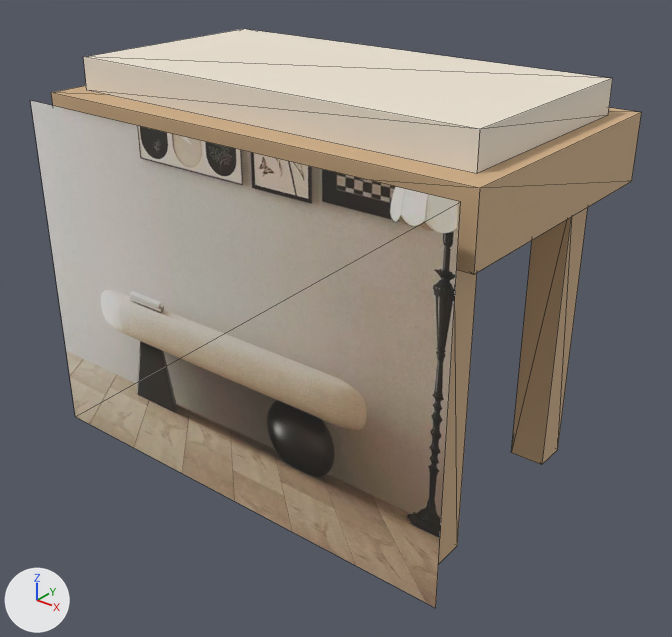
An edit to the glTF model storage/picture/mocan-45.glb, drawn before and after from the same camera.
Camera for both pictures: a 50 mm lens placed at (0.682, -0.849, 0.697), pointed at (0.026, -0.029, 0.189). Arrows for +X, +Y and +Z are at lower left; the lights stay in place. The first picture is the older version. Mesh edges are drawn as thin lines. Vertices at exactly the same position are counted once.

The first picture shows 'furniture'.
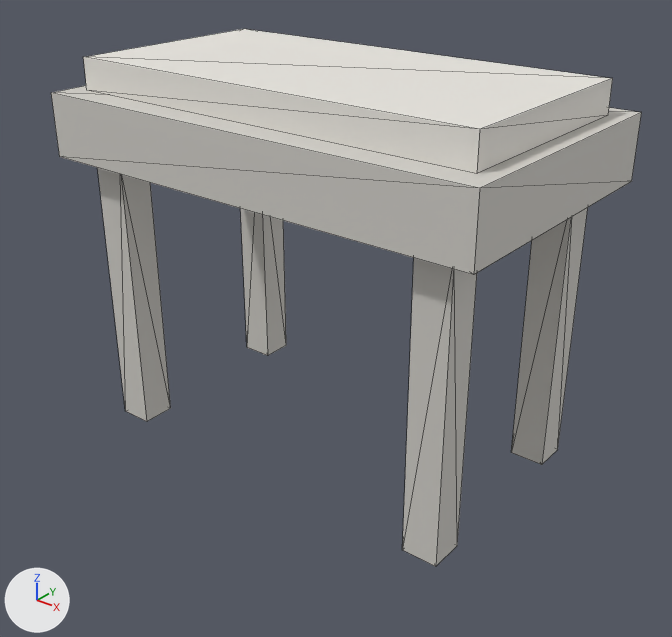
Location of each change, [x1, y1, x2, y2] in pixels of the pictures (672 x 637 px):
'furniture', recoloured, reshaped (brown to light grey, 7% shorter)
    before: [30, 29, 642, 608]
    after: [51, 29, 642, 567]
part 1 of me_mesh_0, deleted
    before: [30, 100, 461, 608]

The change, as a diff of the scene's bpy script:
```diff
--- a/storage/picture/mocan-45.glb.py
+++ b/storage/picture/mocan-45.glb.py
@@ mat_wood @@
 mat_wood = principled_material('wood')
-mat_wood.base_color = (0.62, 0.42, 0.24)  # beige #cead86
+mat_wood.base_color = (0.643, 0.624, 0.584)  # light grey #d2cfc9
 mat_wood.roughness = 0.72
@@ me_mesh_0 @@
 # used by ob_furniture; location = (0.0, 0.0, 0.0)
-me_mesh_0.from_pydata(...)  # 52 vertices, 74 faces; spans x -0.3..0.3, y -0.205..0.175, z 0.0..0.49
+me_mesh_0.from_pydata(...)  # 48 vertices, 72 faces; spans x -0.3..0.3, y -0.175..0.175, z 0.0..0.49
+# me_mesh_0 part 1: the loose piece of 4 vertices spanning x -0.3..0.3, y -0.205, z 0.004..0.446 is deleted
 me_mesh_0.materials.append(mat_wood)
 me_mesh_0.materials.append(mat_cushion)
-me_mesh_0.materials.append(mat_photo)  # picture img_image_0
```
